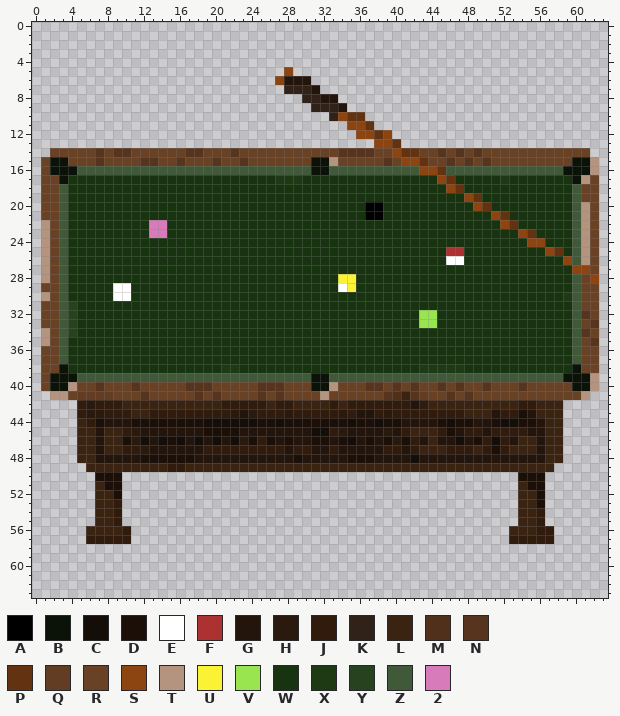
Edited in one commit: pixel-art sprite (Assets/Graphics/Environment/Props/pooltable.png). Above is the file before it was changed.
The file is 64x64 pixels. Pixels under 10% opacity are left out. Colours within 5 levels of each other are drawn and written as one.
Palette (. is transparent): A #000000  B #0b1309  C #150d07  D #1b0f07  E #ffffff  F #ac3232  G #23150b  H #2a190d  J #301b0c  K #302218  L #3b2312  M #50301b  N #56341d  P #633210  Q #623d23  R #694125  S #8c4411  T #b4947e  U #fbf236  V #99e550  W #17330f  X #1d3a14  Y #26421e  Z #405939  2 #d77bba
New version:
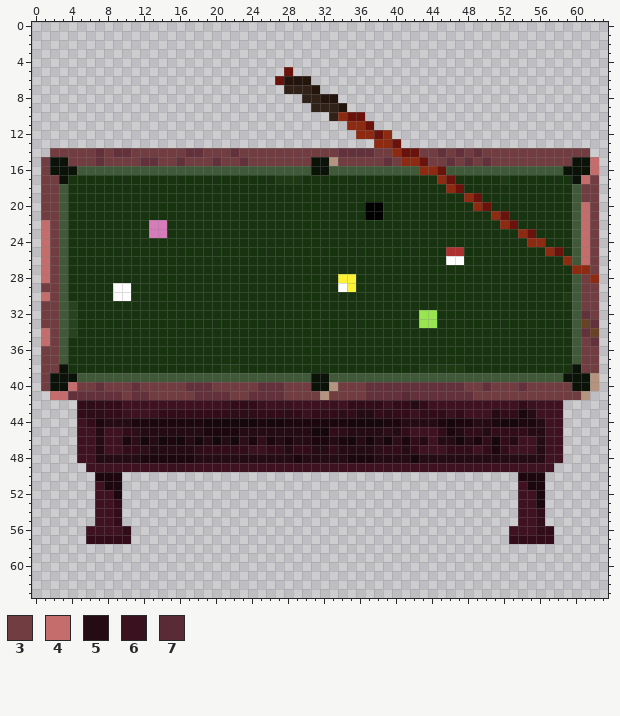
Colours new in this view: 3 #723d41  4 #c56d6d  5 #250b14  6 #39111f  7 #5a2b37
The edit:
colour C: #150d07 -> #16070c
colour D: #1b0f07 -> #1d070f
colour H: #2a190d -> #2d0d18
colour J: #301b0c -> #330c1a
colour L: #3b2312 -> #3f1222
colour N: #56341d -> #63313b
colour P: #633210 -> #6a120c
colour S: #8c4411 -> #8c2b11
y 5: x 28 S -> P
y 6: x 27 S -> P
y 14: x 2..6 RRRRR -> 33333; x 8 R -> 3; x 11..16 RRRRRR -> 333333; x 19..21 RRR -> 333; x 23..33 RRRRRRRRRRR -> 33333333333; x 38..39 RR -> 33; x 43..44 RR -> 33; x 46 R -> 3; x 48 R -> 3; x 50..61 RRRRRRRRRRRR -> 333333333333
y 15: x 1 R -> 3; x 4..6 RRR -> 333; x 8..11 RRRR -> 3333; x 14..15 RR -> 33; x 17..19 RRR -> 333; x 21..22 RR -> 33; x 24..30 RRRRRRR -> 3333333; x 34..38 RRRRR -> 33333; x 40 R -> 3; x 44..45 RR -> 33; x 47 R -> 3; x 49 R -> 3; x 51..59 RRRRRRRRR -> 333333333; x 62 T -> 4
y 16: x 1 R -> 3; x 62 T -> 4
y 17: x 1..2 RR -> 33; x 61..62 TR -> 43
y 18..19: x 1..2 RR -> 33; x 61..62 RR -> 33
y 20..21: x 1..2 RR -> 33; x 61..62 TR -> 43
y 22..26: x 1..2 TR -> 43; x 61..62 TR -> 43
y 27: x 1..2 TR -> 43; x 62 R -> 3
y 28: x 1..2 TR -> 43; x 61 R -> 3
y 29: x 1..2 RR -> 33; x 61..62 RR -> 33
y 30: x 1..2 TR -> 43; x 61..62 RR -> 33
y 31: x 1..2 RR -> 33; x 61..62 RR -> 33
y 32: x 1..2 RR -> 33; x 62 R -> 3
y 33: x 1..2 RR -> 33
y 34: x 1..2 TR -> 43
y 35: x 1..2 TR -> 43; x 61 R -> 3
y 36..38: x 1..2 RR -> 33; x 61..62 RR -> 33
y 39: x 1 R -> 3
y 40: x 1 R -> 3; x 4..6 TRR -> 433; x 8..10 RRR -> 333; x 12..16 RRRRR -> 33333; x 20..24 RRRRR -> 33333; x 28..30 RRR -> 333; x 34..36 RRR -> 333; x 39 R -> N; x 41 R -> N; x 43..44 RR -> NN; x 46 R -> N; x 48..49 RR -> 33; x 51..53 RRR -> 333; x 55..59 RRRRR -> 33333
y 41: x 2..11 TTRQQQQRRR -> 44NNNNNN3N; x 13..17 RRRRR -> 33333; x 19 R -> N; x 21..24 RRRR -> N33N; x 26 R -> N; x 28..31 RRRR -> 3333; x 33..38 RRRRRR -> 3333NN; x 40..41 ML -> N7; x 43..45 QRR -> NNN; x 47 R -> N; x 49..60 RRRRRRRRRRRR -> 333333333333
y 42: x 21 J -> 6; x 25 J -> 6; x 27..28 JJ -> 66; x 33 J -> 6; x 39 J -> 6; x 42 G -> 5; x 55 J -> 6
y 43: x 10 J -> 6; x 13 J -> 6; x 23 G -> H; x 30 J -> 6; x 36..37 GG -> 55; x 42 J -> 6; x 46 J -> 6; x 51 G -> 5; x 55 G -> 5
y 44: x 8..10 GGG -> 555; x 26 D -> C; x 36..37 DD -> CC; x 41..44 GGGG -> 5555; x 49..50 GG -> 55; x 56 G -> 5
y 45: x 7 G -> 5; x 12..18 GGGGGGG -> 5555555; x 23..30 GGGGGGGG -> 55555555; x 35..38 GGGG -> 5555; x 40 G -> 5; x 47 G -> 5; x 50 G -> 5; x 55..56 GG -> 55
y 46: x 7 G -> 5; x 13 G -> 5; x 17 G -> 5; x 19 G -> 5; x 21 G -> 5; x 27 G -> 5; x 29..30 GG -> 55; x 33 G -> 5; x 36..39 GDGD -> 5C5C; x 43 G -> 5; x 45..46 GG -> 55; x 48 G -> 5; x 53 G -> 5; x 56 G -> 5
y 47: x 7 G -> 5; x 13..18 GGGGGG -> 55555H; x 24..25 JJ -> 66; x 28 G -> 5; x 31..32 GG -> 55; x 34..38 GGGGG -> 5555H; x 41 G -> 5; x 56 G -> 5
y 48: x 7..11 GGGGG -> 55555; x 18..28 GGGGGGGGGGG -> 55555555555; x 30..34 GGGGG -> 55555; x 38..41 GGGG -> 5555; x 43..56 GGGGGGGGGGGGGG -> 55555555555555
y 49: x 15..16 JJ -> 66
Pixel boxes of the changes (left, top, right, bottom) in both pictures:
changed: (275, 67, 293, 85)
changed: (41, 112, 599, 544)
